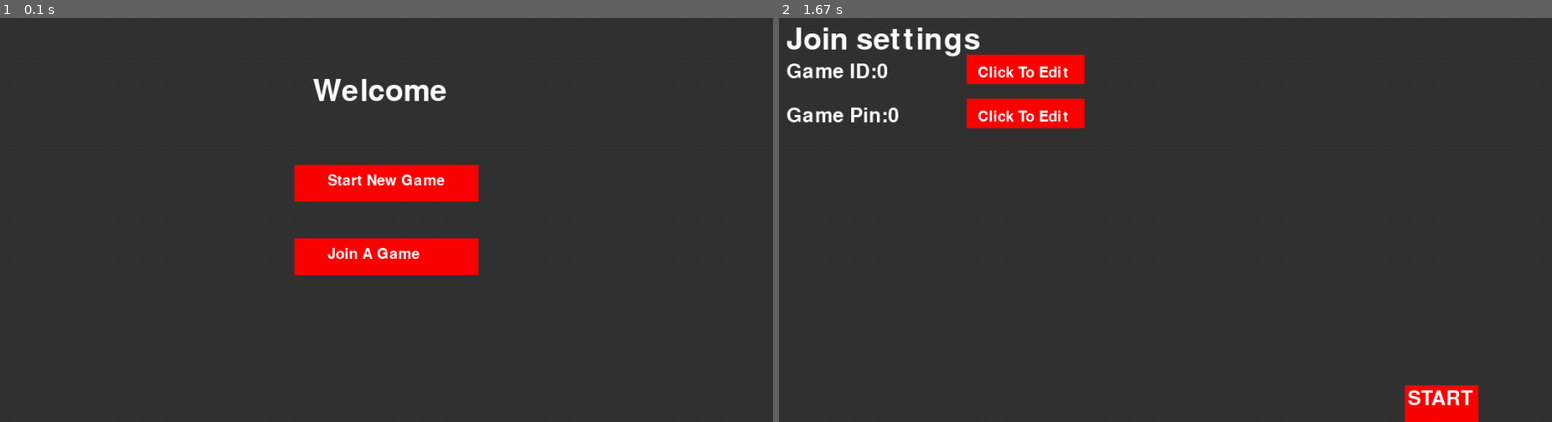
Above: before the commit, frames 1-2 (left to right).
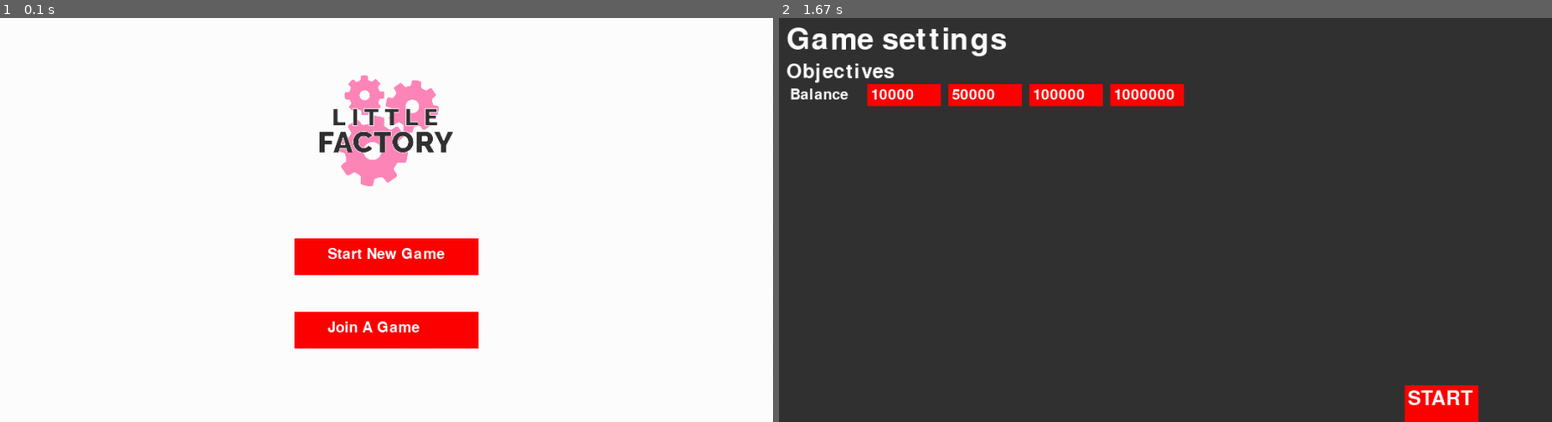
Above: after the commit, the same moments.

Repository: lewck/pygame
Game: pygame game, started from main.py
The game is run twice, just before and just after one commit, with the same random seed, the same clock (stepped at 60 frames per second) and the same inputs.
Inputs (mouse positions are in pixels of both pictures, inside the frame that each line leads up to):
- Up to frame 1 (0.1 s): no input
- Up to frame 2 (1.67 s): press the mouse at (1165, 256) at 0.37 s; move the mouse to (1041, 284) at 0.47 s; release the mouse at (925, 312) at 0.6 s; click "START" at 0.72 s

The runs differ from the first frame. In frame 1, 97% of the frame differs, in the area x 0-100%, y 0-100%; in frame 2, 5.5%.

Commit message:
commited sprites styled menu

Diff:
--- a/engine/userinteract/model/menustart.py
+++ b/engine/userinteract/model/menustart.py
@@ -23,14 +23,14 @@
         # New game button
         self.addInput(type='mouseAction', priority=5, title='createGame', attribute={
             'click': 1,
-            'pos': [200, 400],
+            'pos': [300, 400],
             'dim': [50,250],
             'event': 'createGame',
         })
         # Join game button
         self.addInput(type='mouseAction', priority=5, title='joinGame', attribute={
             'click': 1,
-            'pos': [300, 400],
+            'pos': [400, 400],
             'dim': [50, 250],
             'event': 'joinGame',
         })
@@ -44,12 +44,12 @@
         })
 
         # Start new game button
-        self.addOutput(pos=[200, 400], type='shape', priority=2, title='menustoragebuytext', attribute={
+        self.addOutput(pos=[300, 400], type='shape', priority=2, title='menustoragebuytext', attribute={
             'shape': 'rectangle',
             'dim': [50,250],
             'color': (255, 0, 0)
         })
-        self.addOutput(pos=[212, 445], type='text', priority=3, title='menustoragebuytext', attribute={
+        self.addOutput(pos=[312, 445], type='text', priority=3, title='menustoragebuytext', attribute={
             'font': 'primaryFont',
             'size': 30,
             'value': 'Start New Game',
@@ -57,12 +57,12 @@
         })
 
         # Join game button
-        self.addOutput(pos=[300, 400], type='shape', priority=2, title='menustoragebuytext', attribute={
+        self.addOutput(pos=[400, 400], type='shape', priority=2, title='menustoragebuytext', attribute={
             'shape': 'rectangle',
             'dim': [50, 250],
             'color': (255, 0, 0)
         })
-        self.addOutput(pos=[312, 445], type='text', priority=3, title='menustoragebuytext', attribute={
+        self.addOutput(pos=[412, 445], type='text', priority=3, title='menustoragebuytext', attribute={
             'font': 'primaryFont',
             'size': 30,
             'value': 'Join A Game',
@@ -72,5 +72,10 @@
         self.addOutput(pos=self.basePos, type='shape', priority= 0, title='background', attribute={
             'shape': 'rectangle',
             'dim': self.baseDim,
-            'color': (51,51,51)
+            'color': (255,255,255)
         })
+
+        self.addOutput(pos=[50,425], type='image', priority=6, title='logo', attribute={
+            'uid': 'icon',
+            'scale': (200,200)
+        })
--- a/item/core.py
+++ b/item/core.py
@@ -117,3 +117,8 @@
     def __init__(self, **args):
         self.id = 'copperplate'
         super(copperplate, self).__init__()
+
+class copperdisk(base):
+    def __init__(self, **args):
+        self.id = 'copperdisk'
+        super(copperdisk, self).__init__()
--- a/main.py
+++ b/main.py
@@ -66,7 +66,7 @@
 pygame.display.set_caption('Little Factory')
 
 #TODO make this real icon
-pygame.display.set_icon(pygame.image.load('sprites/car.png'))
+pygame.display.set_icon(pygame.image.load('sprites/favicon.png'))
 
 # Pre-load User Interfaces (inactive)
 for key, value in settings.activeUI.items():
--- a/object/core.py
+++ b/object/core.py
@@ -275,6 +275,21 @@
         settings.activeModelDB[settings.activeUI['factorypartsmenu']].objectPosition = [self.y,self.x]
         uihelper.toggleModel('factorypartsmenu', True)
 
+class factory_puncher(factory_base):
+    def __init__(self, **kwargs):
+        self.title = 'factory_puncher'
+        self.process = 'puncher'
+        self.part = 'bronzecoin'
+
+        super(factory_puncher, self).__init__()
+        super(factory_puncher, self).setVars(image=self.title, **kwargs)
+
+        self.job = jobset.create(typ='waitForItems', position=[self.y, self.x], items={'copperplate':1})
+
+    def eventClick(self):
+        settings.activeModelDB[settings.activeUI['factorypartsmenu']].objectPosition = [self.y,self.x]
+        uihelper.toggleModel('factorypartsmenu', True)
+
 
 
 class empty(base):
--- a/settings.py
+++ b/settings.py
@@ -140,7 +140,15 @@
             'transformations': {
                 'metalcopper': {
                     'required': 2,
-                    'produces': {'copperplate': 5}
+                    'produces': {'copperplate': 2}
+                }
+            }
+        },
+        'puncher': {
+            'transformations': {
+                'copperplate': {
+                    'required': 1,
+                    'produces': {'copperdisk': 5}
                 }
             }
         }
@@ -225,8 +233,12 @@
         'copperplate': {
             'title': 'Copper Plate',
             'sellPrice': 50,
-            'discovered': True,
-            'makes': 1,
+            'discovered': True
+        },
+        'copperdisk': {
+            'title': 'Copper Disk',
+            'sellPrice': 100,
+            'discovered': True
         },
 
     }
@@ -285,6 +297,14 @@
         'processor': {
             'factory_press': {
                 'title': 'factory_press',
+                'tickListen': [1],
+                'price': 100,
+                'discovered': True,
+                'speed_upgrades': default_speed_upgrade,
+                'speed_upgrades_modifier': default_speed_modifier
+            },
+            'factory_puncher': {
+                'title': 'factory_puncher',
                 'tickListen': [1],
                 'price': 100,
                 'discovered': True,
--- a/util/map.py
+++ b/util/map.py
@@ -15,6 +15,7 @@
         object.factory.create(uid='road', y=1, x=4, direction=0, dev=True)
         object.factory.create(uid='exports', y=0, x=9, direction=2, dev=True)
         object.factory.create(uid='factory_press', y=2, x=9, direction=2, dev=True)
+        object.factory.create(uid='factory_puncher', y=8, x=9, direction=2, dev=True)
 
     def loadmap1(self):
         # Alternative Game Map
Binary file added: sprites/copperdisk.png
Binary file added: sprites/copperplate.png
Binary file added: sprites/factory_press.png
Binary file added: sprites/factory_press_full.png
Binary file added: sprites/factory_puncher.png
Binary file added: sprites/factory_puncher_full.png
Binary file added: sprites/favicon.png
Binary file added: sprites/icon.png
